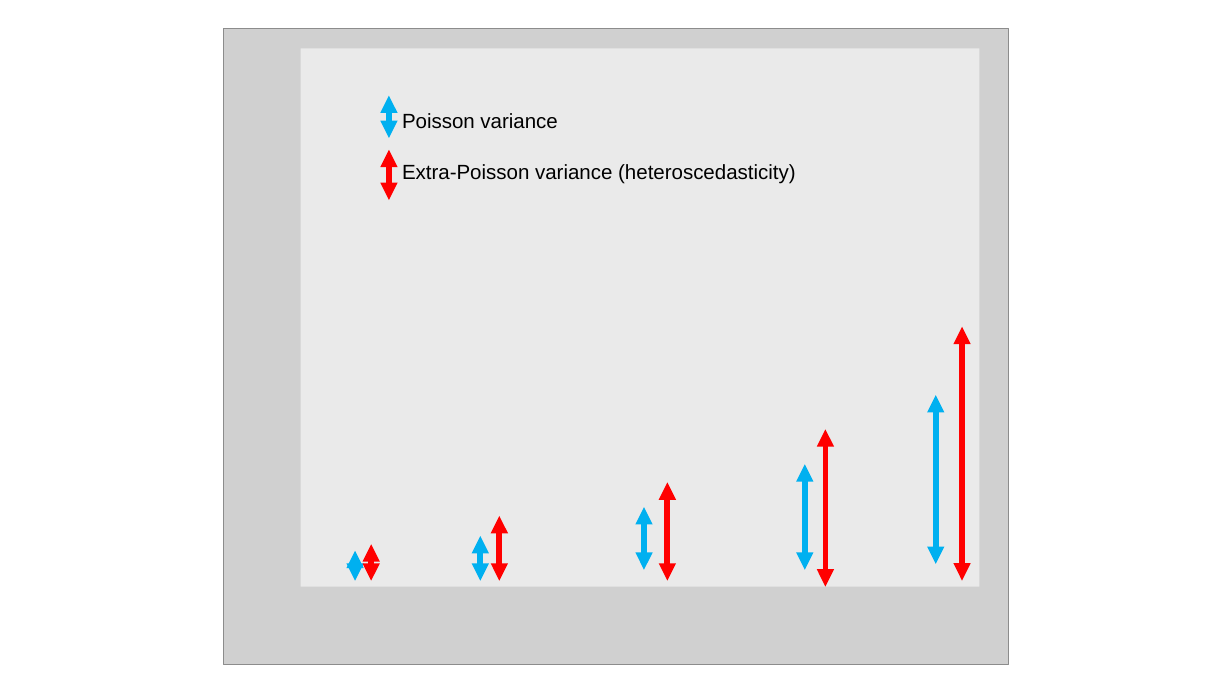
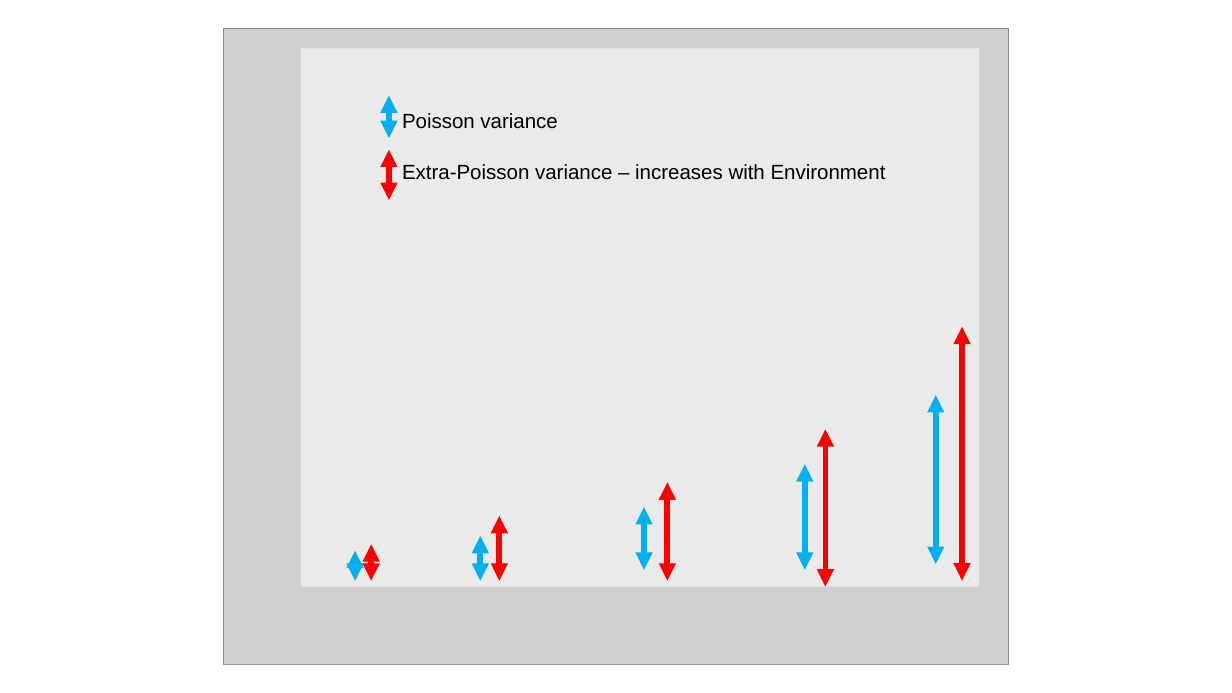
Before and after one commit to melina-leite/talk_DHARMa_gfoe_2025, a slide deck: slide 1 of images/figures_extra.pptx. Drawn at 1232x693 pixels with LibreOffice and Linux fonts; fonts in the diff are those of the drawing; grey boxes stand for pictures. Boxes give left, top, right and bottom in pixels: in the first picture for what was removed or moved away, otherwise in the second. Text is boxed around its words. In the diff, an @@ line names an element or a change of style, - is before the commit and + after.

Commit message:
more work on the presentation

```diff
--- a/images/figures_extra.pptx
+++ b/images/figures_extra.pptx
@@ text at <box>402,164,886,180</box>: text changed @@
-Extra-Poisson variance (heteroscedasticity)
+Extra-Poisson variance – increases with Environment
```
Also in this commit, not shown: 3 slides added, 11 other files.
